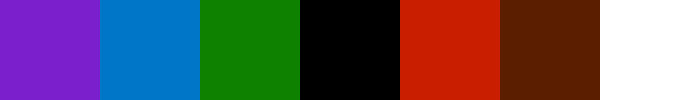
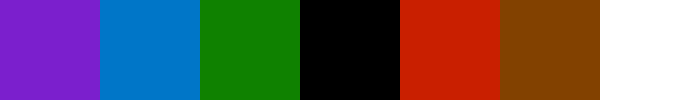
Layers edited between the first and the second 700x100 image:
painted on "Background" over 500, 0, 600, 100
